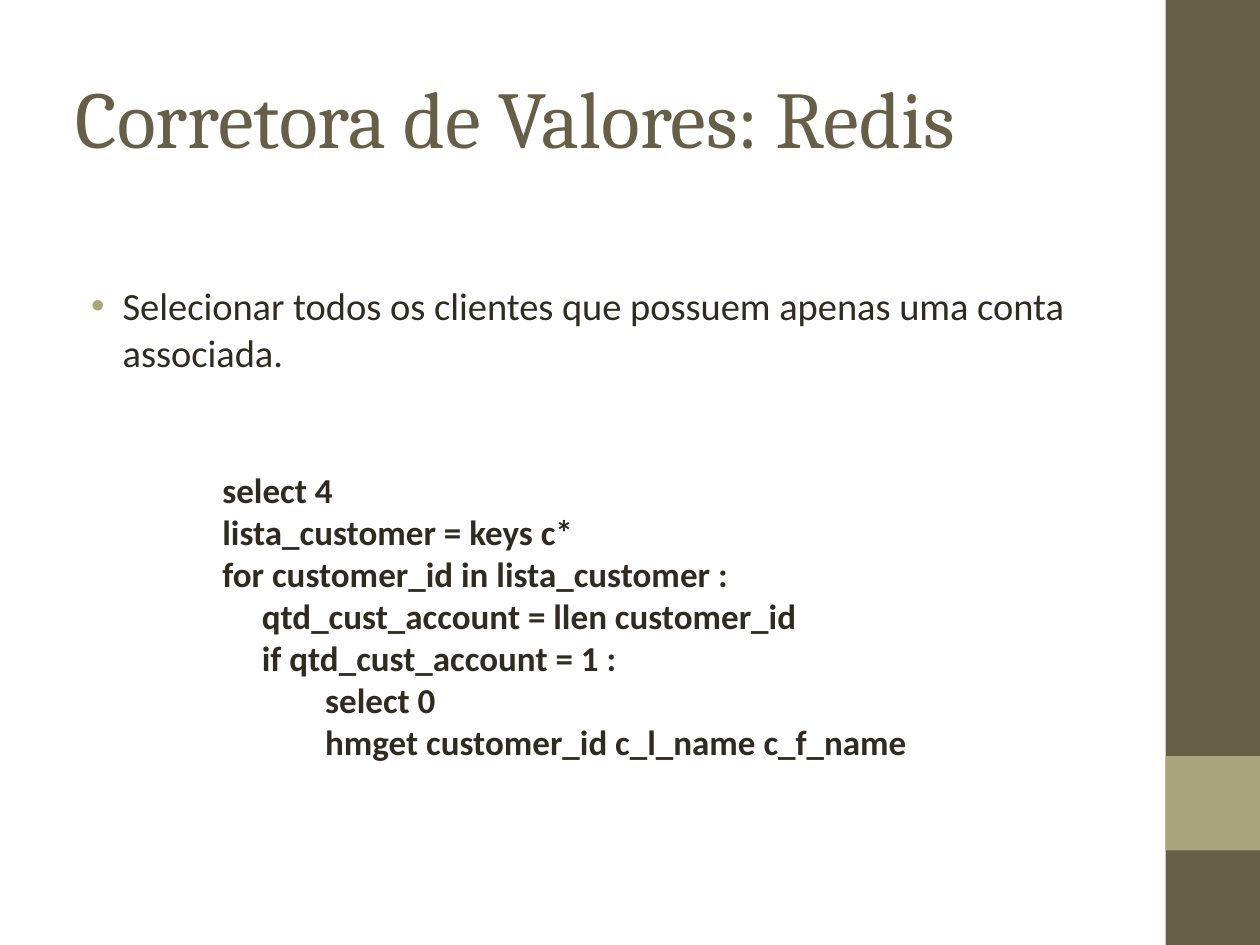
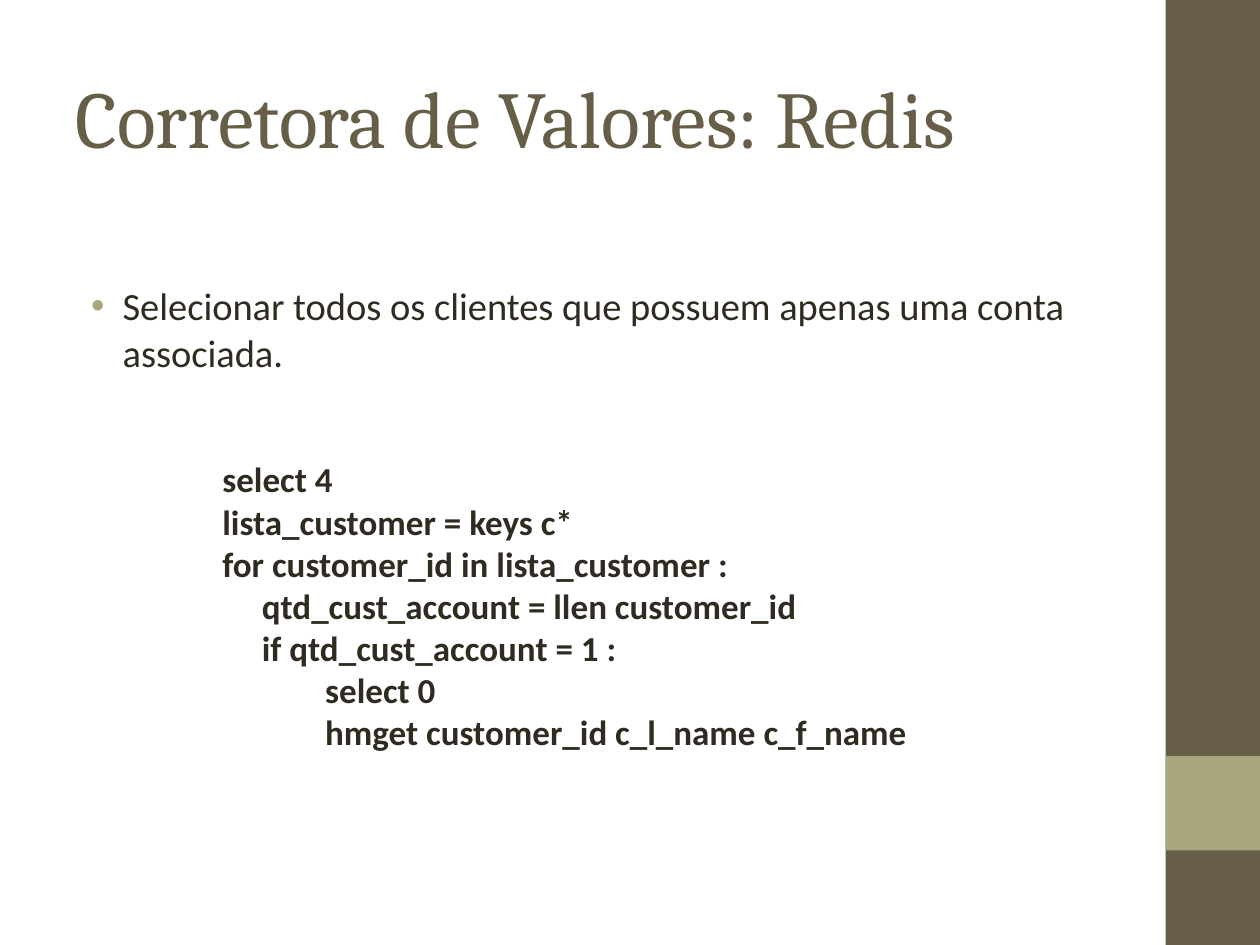
Before and after one commit to biacpaixao/Projeto_Final, a slide deck: slide 57 of apresentacao_projeto_final.ppt. Drawn at 1260x945 pixels with LibreOffice and Linux fonts; fonts in the diff are those of the drawing; background and template pictures are left out. Boxes give left, top, right and bottom in pixels: in the first picture for what was removed or moved away, otherwise in the second. Text is boxed around its words. In the diff, an @@ line names an element or a change of style, - is before the commit and + after.

```diff
--- a/apresentacao_projeto_final.ppt
+++ b/apresentacao_projeto_final.ppt
@@ text "select 4": place and size @@
-text "select 4" at bbox=[222, 478, 907, 761]
+text "select 4" at bbox=[222, 467, 907, 751]
```
Also in this commit, not shown: 9 other slides changed, 1 slide added, 1 slide removed.
